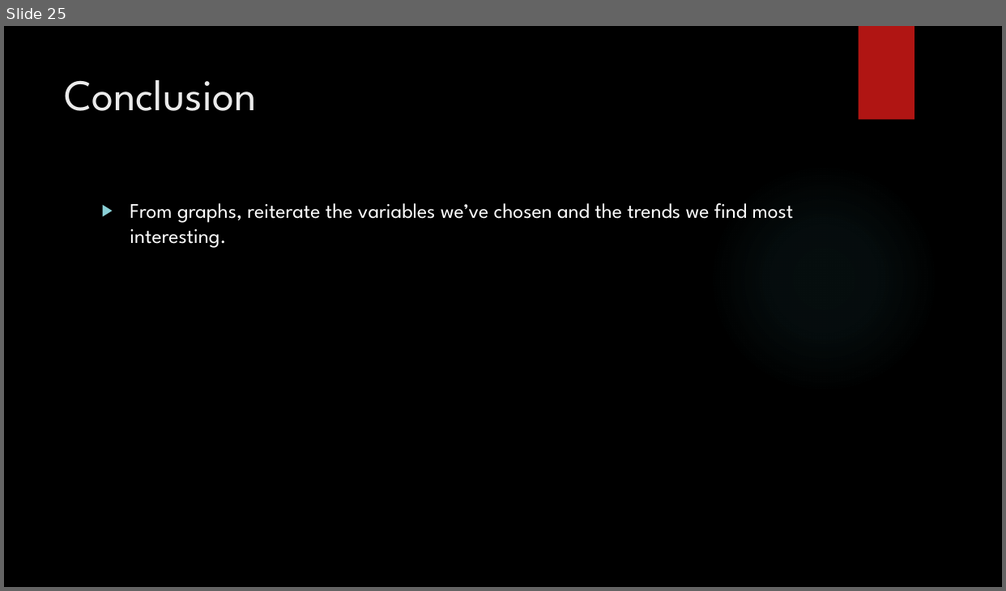
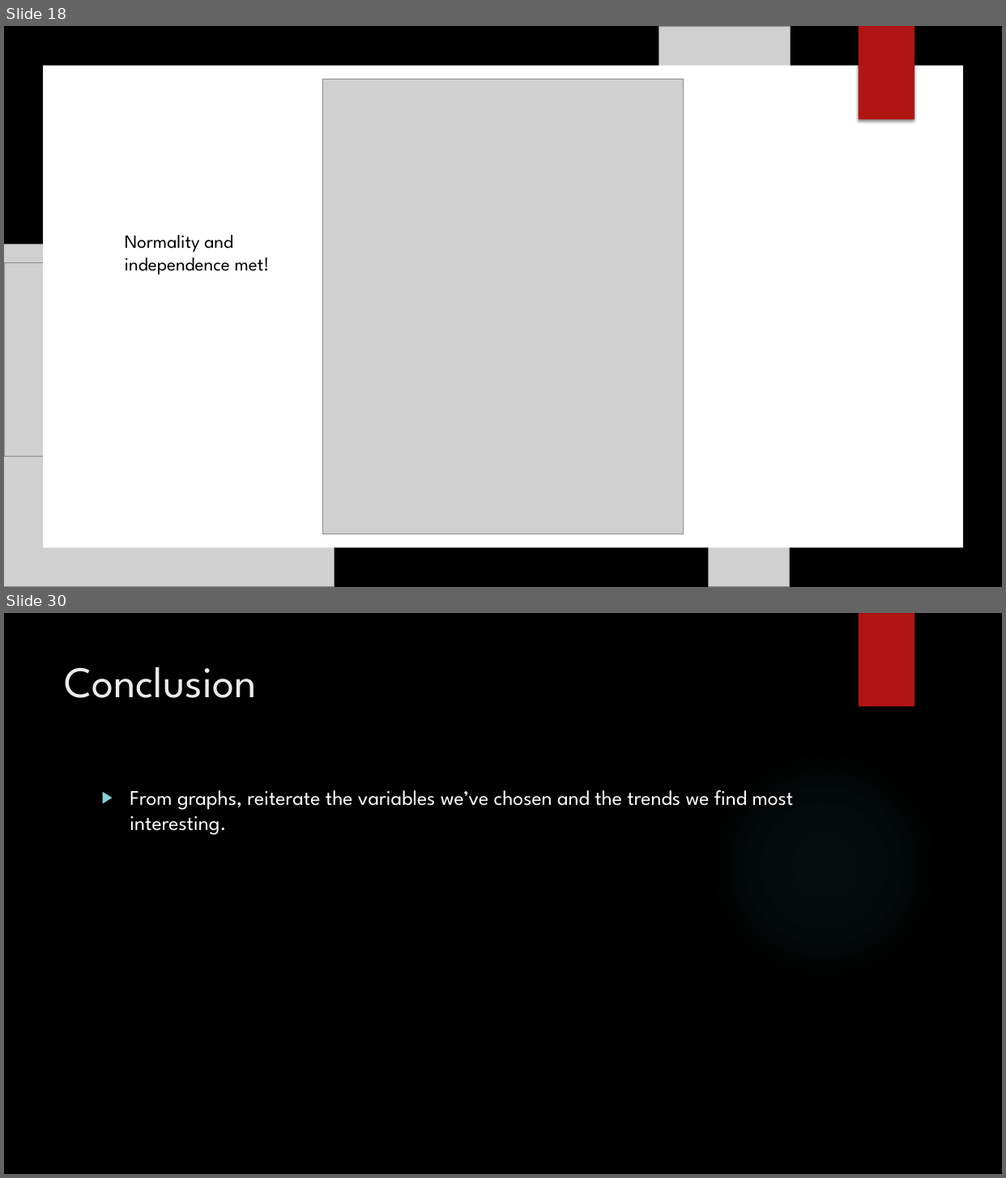
Before and after one commit to vazquezs123/DATA_SCIENCE_CS02, a slide deck: case_study_02_presentation.pptx. Shown one above the other, each under a label of ours: slide 25 before the commit, slides 18 and 30 after it; the slides between them are not shown. The pictures are 1006x591 and 1006x1178 pixels, drawn with LibreOffice and Linux fonts; fonts in the diff are those of the drawing; grey boxes stand for pictures; background and template pictures are left out. Boxes give left, top, right and bottom in pixels: in the first picture for what was removed or moved away, otherwise in the second. Text is boxed around its words. In the diff, an @@ line names an element or a change of style, - is before the commit and + after.

```diff
--- a/case_study_02_presentation.pptx
+++ b/case_study_02_presentation.pptx
@@ slide 18 added at [4, 26, 1002, 587], background picture (left out) @@
@@ picture added at [659, 26, 790, 120] @@
@@ rectangle added at [859, 26, 914, 120], fill #B01513 @@
@@ rectangle added at [43, 66, 963, 548], fill #FFFFFF @@
@@ picture added at [323, 79, 683, 535] @@
@@ text added at [125, 235, 270, 275], 18 pt, text #000000 @@
+Normality and independence met!
@@ picture added at [4, 245, 334, 587] @@
@@ picture added at [4, 263, 128, 456] @@
@@ picture added at [709, 525, 790, 587] @@
@@ what was slide 25 is now slide 30 @@
```
Also in this commit, not shown: 9 slides changed, 4 other slides added, 12 slides removed, 1 other file.
